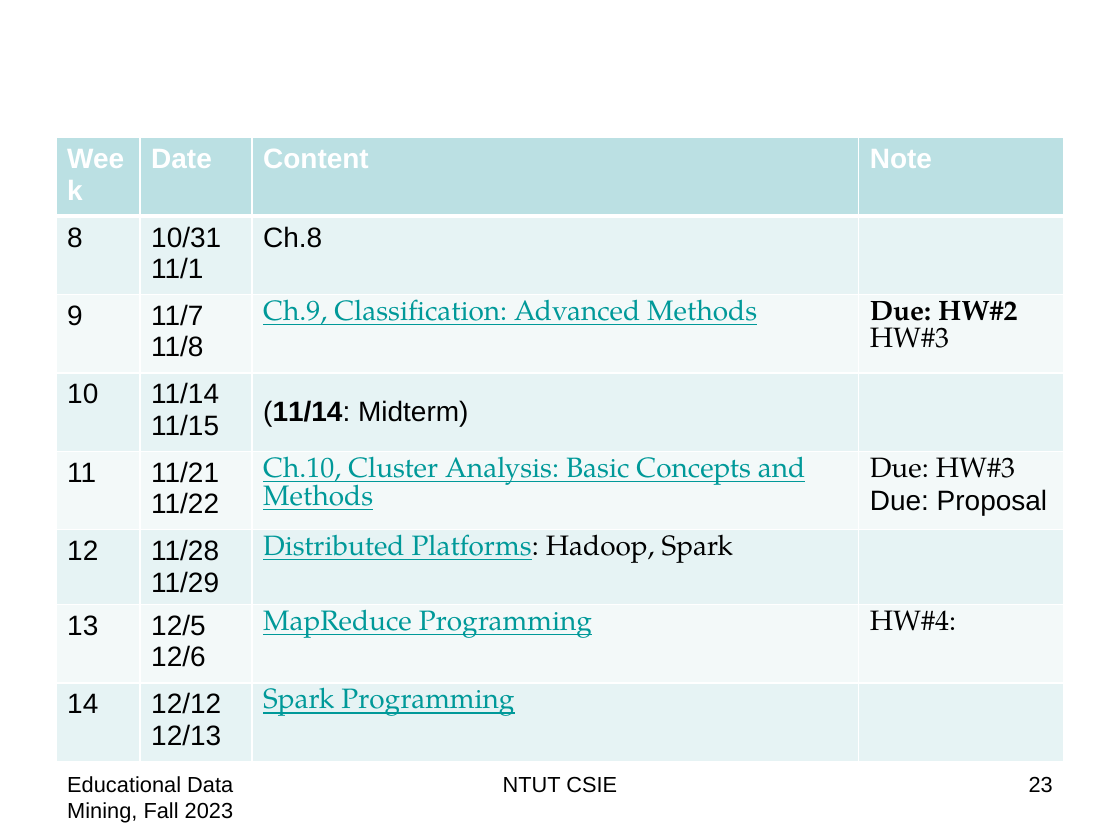
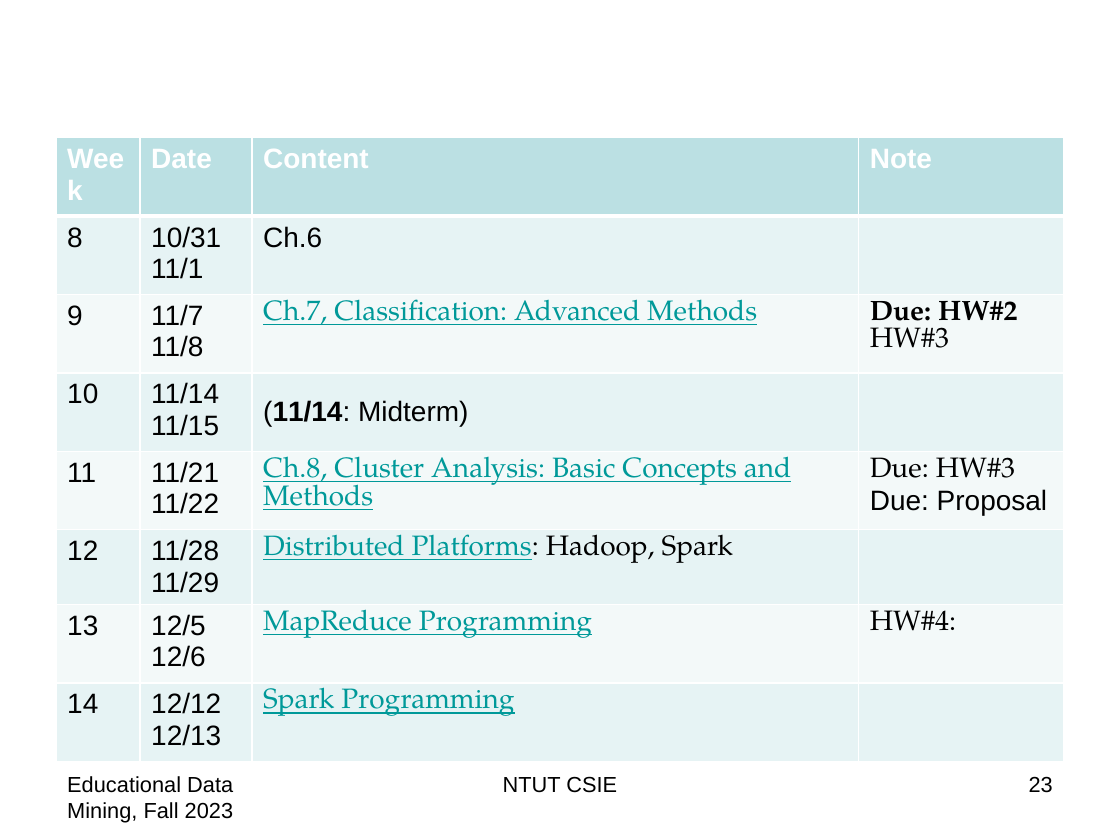
Before and after one commit to chriswjh/chriswjh.github.io, a slide deck: slide 23 of EDM/00-overview.pptx. Drawn at 1120x840 pixels with LibreOffice and Linux fonts; fonts in the diff are those of the drawing. Boxes give left, top, right and bottom in pixels: in the first picture for what was removed or moved away, otherwise in the second. Text is boxed around its words. In the diff, an @@ line names an element or a change of style, - is before the commit and + after.

```diff
--- a/EDM/00-overview.pptx
+++ b/EDM/00-overview.pptx
@@ table at (x1=56, y1=138, x2=1064, y2=765) @@
-row 2, column 3: Ch.8
+row 2, column 3: Ch.6
-row 3, column 3: Ch.9, Classification: Advanced Methods
+row 3, column 3: Ch.7, Classification: Advanced Methods
-row 5, column 3: Ch.10, Cluster Analysis: Basic Concepts and Methods
+row 5, column 3: Ch.8, Cluster Analysis: Basic Concepts and Methods
```
Also in this commit, not shown: 2 other slides changed.
